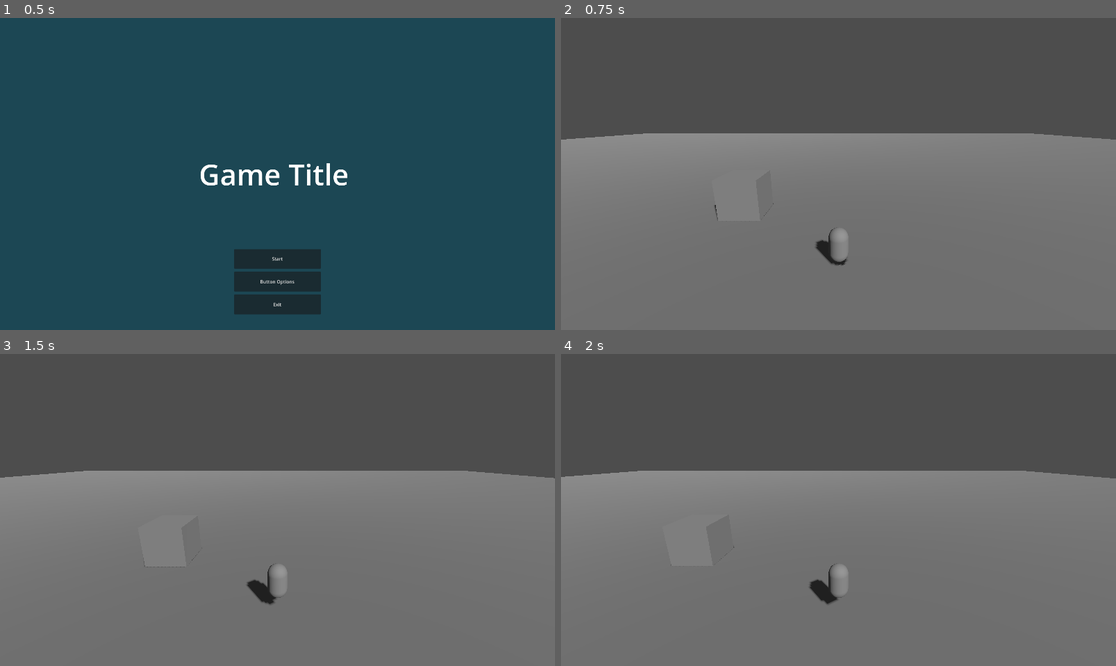
Above: before the commit, frames 1-4 (two rows, left to right).
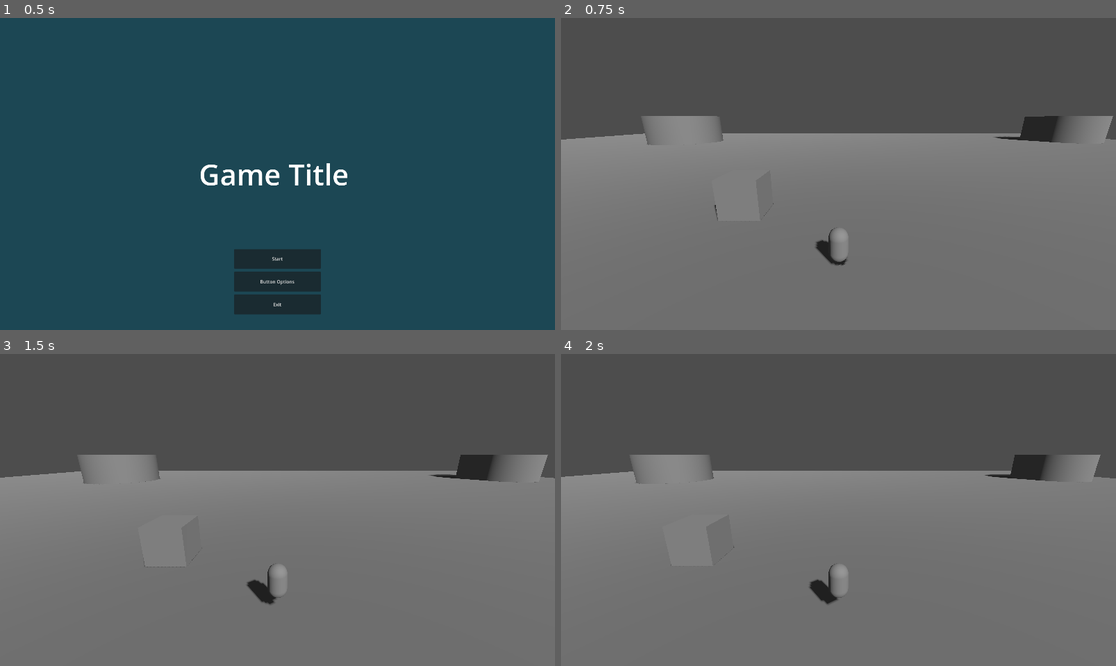
Above: after the commit, the same moments.

Repository: Kaylin-NormanSlack/ProjectPowerCommand
Game: Godot game, scene res://UserInterface/MainMenu.tscn
Same seed, same stepped clock (60 frames per second), same inputs: the game is played once before the commit and once after it.
Inputs (mouse positions are in pixels of both pictures, inside the frame that each line leads up to):
- Up to frame 1 (0.5 s): no input
- Up to frame 2 (0.75 s): click "Start" at 0.5 s
- Up to frame 3 (1.5 s): tap Enter (ui_accept) at 1.25 s; move the mouse to (399, 494) at 1.27 s; hold D (right) from 1.28 s (still down); hold Right mouse button (rotate_camera) from 1.28 s (still down)
- Up to frame 4 (2 s): keep holding D (right); keep holding Right mouse button (rotate_camera); tap Enter (ui_accept) at 1.52 s

Frame 1 is identical in both runs. In frame 2, 1.8% of the frame differs, in the area x 14-100%, y 31-41%; in frame 3, 1.8%; in frame 4, 1.8%.

Commit message:
Add fort placeholder

Diff:
--- /dev/null
+++ b/Environment/Fort.tscn
@@ -0,0 +1,20 @@
+[gd_scene load_steps=3 format=3 uid="uid://bqsupjxduc30x"]
+
+[sub_resource type="CylinderMesh" id="CylinderMesh_t1kas"]
+top_radius = 10.0
+bottom_radius = 10.0
+height = 8.0
+
+[sub_resource type="CylinderShape3D" id="CylinderShape3D_uxaye"]
+height = 8.0
+radius = 10.0
+
+[node name="Fort" type="StaticBody3D"]
+
+[node name="MeshInstance3D" type="MeshInstance3D" parent="."]
+transform = Transform3D(1, 0, 0, 0, 1, 0, 0, 0, 1, 2.08165e-12, 4, 2.08165e-12)
+mesh = SubResource("CylinderMesh_t1kas")
+
+[node name="CollisionShape3D" type="CollisionShape3D" parent="."]
+transform = Transform3D(1, 0, 0, 0, 1, 0, 0, 0, 1, 2.08165e-12, 4, 2.08165e-12)
+shape = SubResource("CylinderShape3D_uxaye")
--- a/Gameplay.tscn
+++ b/Gameplay.tscn
@@ -1,7 +1,8 @@
-[gd_scene load_steps=8 format=3 uid="uid://dxfpex0ydv3aa"]
+[gd_scene load_steps=9 format=3 uid="uid://dxfpex0ydv3aa"]
 
 [ext_resource type="PackedScene" uid="uid://ufq1edu4opmr" path="res://Environment/Box.tscn" id="1_hgilq"]
 [ext_resource type="PackedScene" uid="uid://sehq4ogge7br" path="res://Units/Player/Player.tscn" id="1_ksyta"]
+[ext_resource type="PackedScene" uid="uid://bqsupjxduc30x" path="res://Environment/Fort.tscn" id="2_b4iyb"]
 [ext_resource type="Script" path="res://InGameInterface.gd" id="3_h0d5v"]
 [ext_resource type="PackedScene" uid="uid://dwj51v8qc38g1" path="res://UserInterface/Options.tscn" id="3_vkyse"]
 
@@ -36,6 +37,18 @@
 [node name="StaticBody3D2" parent="Environment" instance=ExtResource("1_hgilq")]
 transform = Transform3D(1, 0, 0, 0, 1, 0, 0, 0, 1, 2.07324, 0, 10.8231)
 
+[node name="Fort" parent="Environment" instance=ExtResource("2_b4iyb")]
+transform = Transform3D(1, 0, 0, 0, 1, 0, 0, 0, 1, -65.5753, 0, 71.853)
+
+[node name="Fort2" parent="Environment" instance=ExtResource("2_b4iyb")]
+transform = Transform3D(1, 0, 0, 0, 1, 0, 0, 0, 1, 70.0948, 0, 70.7554)
+
+[node name="Fort3" parent="Environment" instance=ExtResource("2_b4iyb")]
+transform = Transform3D(1, 0, 0, 0, 1, 0, 0, 0, 1, 76.243, 0, -62.2848)
+
+[node name="Fort4" parent="Environment" instance=ExtResource("2_b4iyb")]
+transform = Transform3D(1, 0, 0, 0, 1, 0, 0, 0, 1, -49.2664, 0, -58.2748)
+
 [node name="Player" parent="." instance=ExtResource("1_ksyta")]
 
 [node name="DirectionalLight3D" type="DirectionalLight3D" parent="."]
